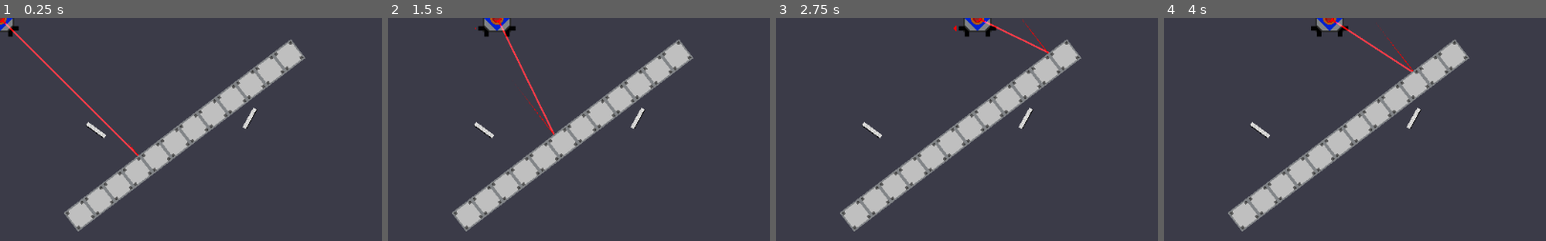
Above: before the commit, frames 1-4 (left to right).
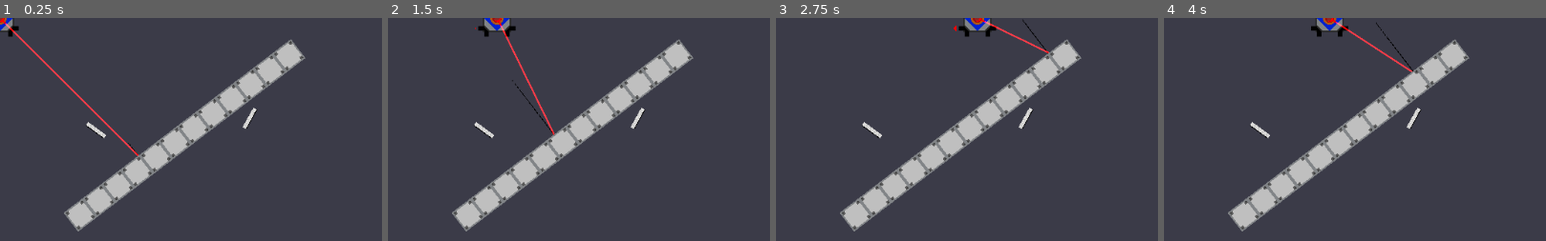
Above: after the commit, the same moments.

Repository: Call-Me-Sir/Calan-Game2021
Game: Godot game, scene res://Level 1.tscn
The game is run twice, just before and just after one commit, with the same random seed, the same clock (stepped at 60 frames per second) and the same inputs.
Inputs (mouse positions are % of the whole screen's width and height, from its top left):
- Up to frame 1 (0.25 s): no input
- Up to frame 2 (1.5 s): tap Enter at 0.5 s; move the mouse to (72, 45) at 0.52 s; hold D (ui_right) 0.53-1.28 s; move the mouse to (30, 55) at 1.27 s; hold Ctrl (slowdown) from 1.28 s (still down)
- Up to frame 3 (2.75 s): move the mouse to (60, 28) at 2.02 s; release Ctrl (slowdown) at 2.03 s; hold D (ui_right) from 2.03 s (still down)
- Up to frame 4 (4 s): move the mouse to (45, 70) at 2.77 s; release D (ui_right) at 2.78 s; hold Shift (speedup) 2.78-3.53 s; tap Space at 3.5 s; move the mouse to (80, 65) at 3.52 s; hold A (ui_left) from 3.53 s (still down)
The pictures show only the part of the screen within x 0-50%, y 0-50%; the shares and areas given below are measured in that part.

The runs differ from the first frame. In frame 1, less than 0.1% of the frame differs, in the area x 33-36%, y 55-60%; in frame 2, less than 0.1%; in frame 3, less than 0.1%; in frame 4, less than 0.1%, in the area x 55-66%, y 2-24%.

Commit message:
Minor changes that might be important
They probably aren't

Diff:
--- a/RayArray/Playerspaceshipkinematic.tscn
+++ b/RayArray/Playerspaceshipkinematic.tscn
@@ -15,13 +15,9 @@
 [sub_resource type="RectangleShape2D" id=1]
 extents = Vector2( 25, 25 )
 
-[sub_resource type="Gradient" id=2]
-colors = PoolColorArray( 1, 0, 0, 1, 1, 0, 0, 0 )
+[sub_resource type="GradientTexture" id=2]
 
-[sub_resource type="GradientTexture" id=7]
-gradient = SubResource( 2 )
-
-[sub_resource type="ParticlesMaterial" id=4]
+[sub_resource type="ParticlesMaterial" id=3]
 flag_disable_z = true
 spread = 0.0
 gravity = Vector3( 0, 0, 0 )
@@ -29,18 +25,13 @@
 initial_velocity_random = 0.7
 orbit_velocity = 0.0
 orbit_velocity_random = 0.0
-color_ramp = SubResource( 7 )
+color_ramp = SubResource( 2 )
 
-[sub_resource type="CanvasItemMaterial" id=5]
+[sub_resource type="CanvasItemMaterial" id=4]
 blend_mode = 1
 
-[sub_resource type="SpriteFrames" id=6]
+[sub_resource type="SpriteFrames" id=5]
 animations = [ {
-"frames": [ null, ExtResource( 5 ), ExtResource( 6 ), ExtResource( 7 ), ExtResource( 8 ) ],
-"loop": false,
-"name": "Thrust Right",
-"speed": 15.0
-}, {
 "frames": [ ExtResource( 10 ) ],
 "loop": true,
 "name": "Small Right",
@@ -50,6 +41,11 @@
 "loop": false,
 "name": "Full Right",
 "speed": 5.0
+}, {
+"frames": [ null, ExtResource( 5 ), ExtResource( 6 ), ExtResource( 7 ), ExtResource( 8 ) ],
+"loop": false,
+"name": "Thrust Right",
+"speed": 15.0
 } ]
 
 [node name="Playerspaceshipkinematic" type="KinematicBody2D"]
@@ -91,6 +87,6 @@
 region_rect = Rect2( 0, 0, 25.623, 24 )
 
 [node name="SpaceshipThrust" type="AnimatedSprite" parent="."]
-frames = SubResource( 6 )
+frames = SubResource( 5 )
 animation = "Small Right"
 playing = true
--- a/RayArray/Scripts/ReflectorCast.gd
+++ b/RayArray/Scripts/ReflectorCast.gd
@@ -2,25 +2,25 @@
 
 
 onready var new_ray = load("res://ReflectorCast.tscn")
-onready var ray = $ReflectorCast
-onready var beam = $ReflectorCast/Beam
+var ray = RayCast2D
+onready var beam = $Beam
 var reflector_ray = null
-onready var beam_end = $ReflectorCast/End
+onready var beam_end = $End
 # Declare member variables here. Examples:
 # var a = 2
 # var b = "text"
 
 
 func check_ray_collision():
-	if ray.is_colliding():
+	if ray:
 		var new_ray_position = ray.get_collision_point()
 		var new_ray_angle = ray.get_collision_normal()
 		var optic_device = ray.get_collider_shape()
 		beam_end.global_position = ray.get_collision_point()
 		print(optic_device)
 		if ray.get_collider().is_in_group("Mirror"):
-			$ReflectorCast/End/EndParticles.emitting = false
-			$ReflectorCast/End/EndParticles.hide()
+			$End/EndParticles.emitting = false
+			$End/EndParticles.hide()
 			if reflector_ray == null :
 				reflector_ray = new_ray.instance()
 				reflector_ray.global_position = new_ray_position
@@ -50,9 +50,14 @@
 
 # Called when the node enters the scene tree for the first time.
 func _physics_process(delta):
-	beam.rotation = ray.cast_to.angle()
+	#beam.rotation = ray.cast_to.angle()
 	beam.region_rect.end.x = beam_end.position.length()
 	check_ray_collision()
+	ray_casting(delta)
+
+func ray_casting(delta):
+	#ray.cast_to =
+	pass
 
 
 # Called every frame. 'delta' is the elapsed time since the previous frame.
Not shown: 2 places in RayArray/Playerspaceshipkinematic.tscn that only renumber resources
Not shown: 3 places in RayArray/ReflectorCast.tscn that only renumber resources
